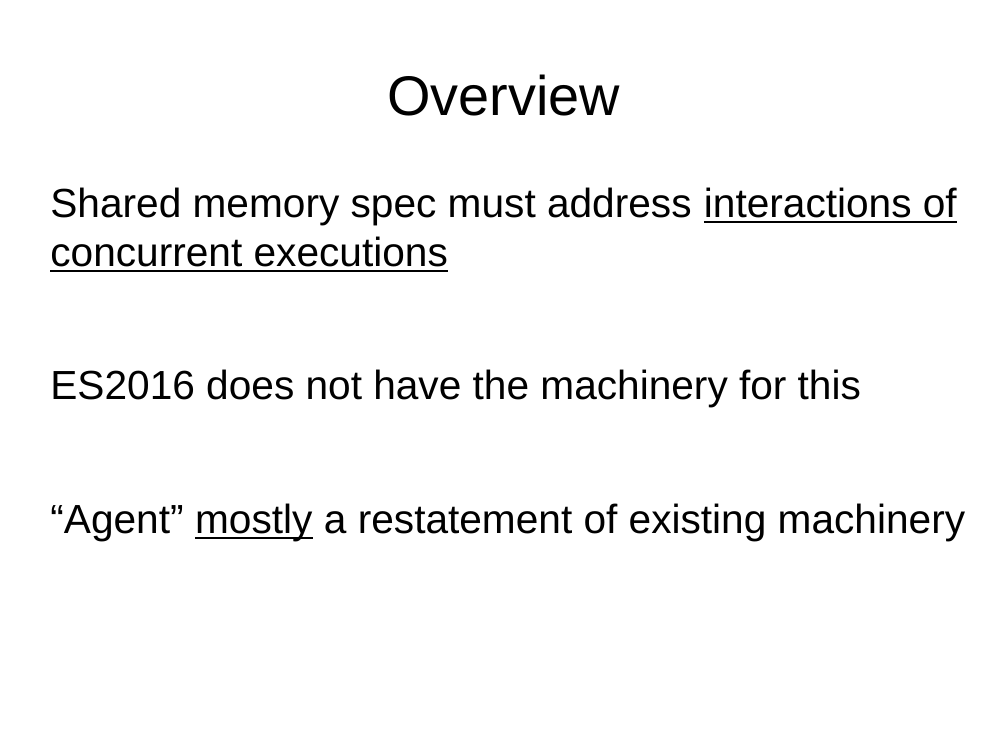
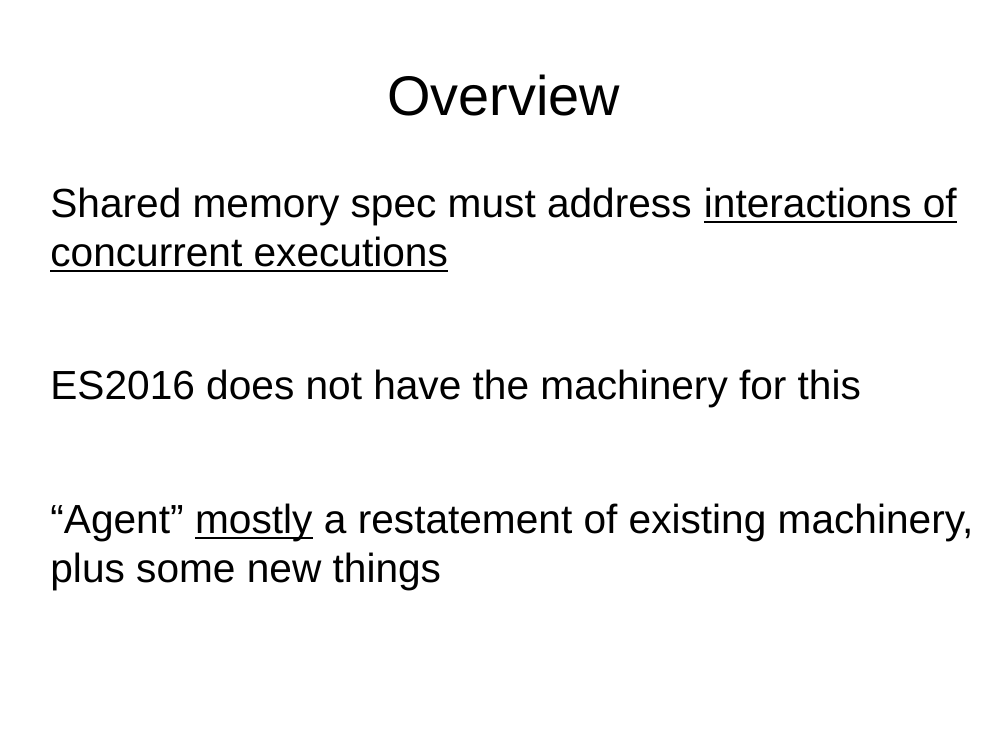
Before and after one commit to tc39/proposal-ecmascript-sharedmem, a slide deck: slide 2 of tc39/agents-mar-2016.odp. Drawn at 1008x756 pixels with LibreOffice and Linux fonts; fonts in the diff are those of the drawing. Boxes give left, top, right and bottom in pixels: in the first picture for what was removed or moved away, otherwise in the second. Text is boxed around its words. In the diff, an @@ line names an element or a change of style, - is before the commit and + after.

```diff
--- a/tc39/agents-mar-2016.odp
+++ b/tc39/agents-mar-2016.odp
@@ text at <box>50,503,974,589</box>: text changed @@
-“Agent” mostly a restatement of existing machinery
+“Agent” mostly a restatement of existing machinery, plus some new things
```
Also in this commit, not shown: 1 other file.
